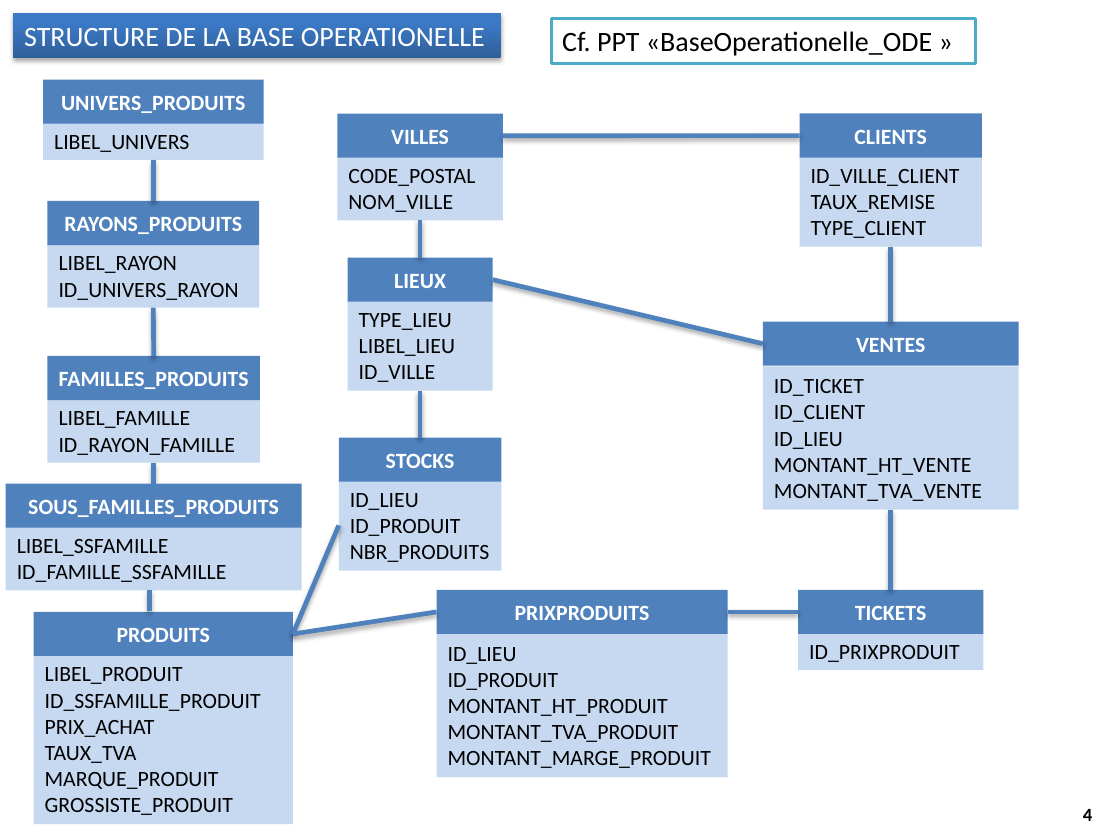
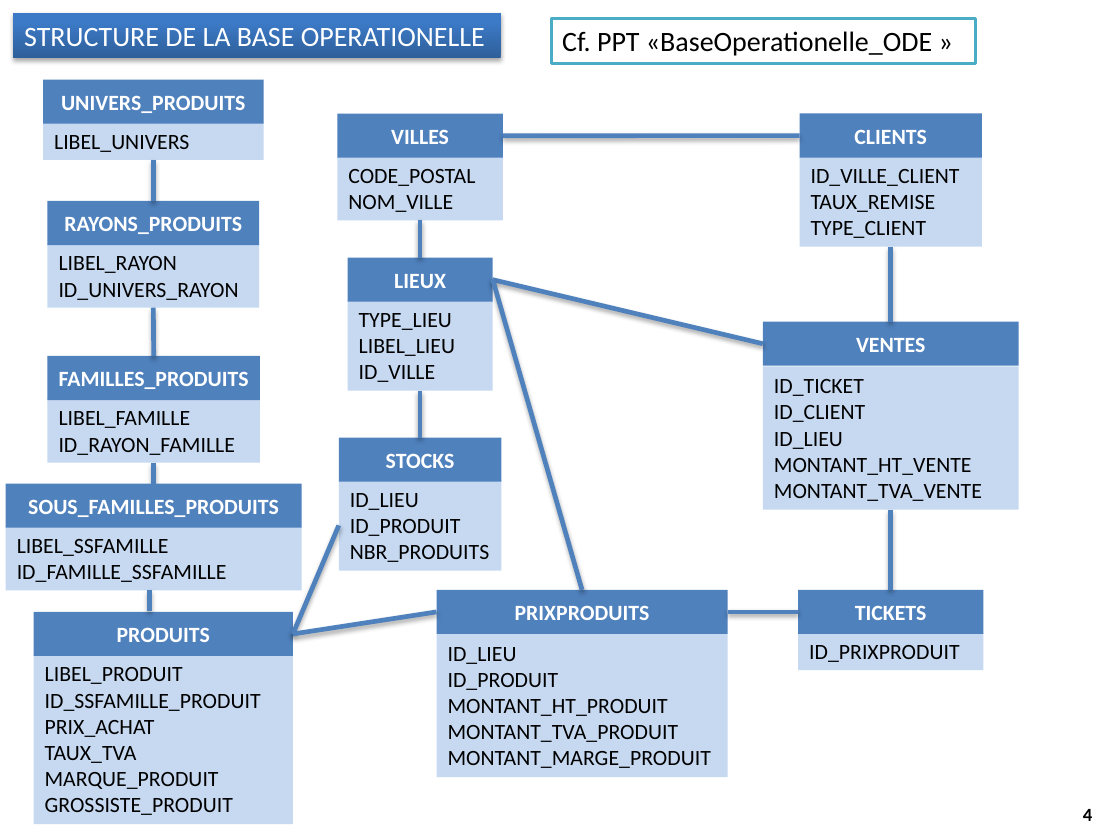
Before and after one commit to M2SIID-ODE/Projet_ODE, a slide deck: slide 4 of Documentation/3 - Documentation technique/Modelisation_EntrepotDeDonnées.pptx. Drawn at 1120x840 pixels with LibreOffice and Linux fonts; fonts in the diff are those of the drawing; background and template pictures are left out. Boxes give left, top, right and bottom in pixels: in the first picture for what was removed or moved away, otherwise in the second. Text is boxed around its words. In the diff, an @@ line names an element or a change of style, - is before the commit and + after.

```diff
--- a/Documentation/3 - Documentation technique/Modelisation_EntrepotDeDonnées.pptx
+++ b/Documentation/3 - Documentation technique/Modelisation_EntrepotDeDonnées.pptx
@@ line added from (493, 279) to (582, 590), #4F81BD 3 pt @@
```
Also in this commit, not shown: 12 other slides changed.
